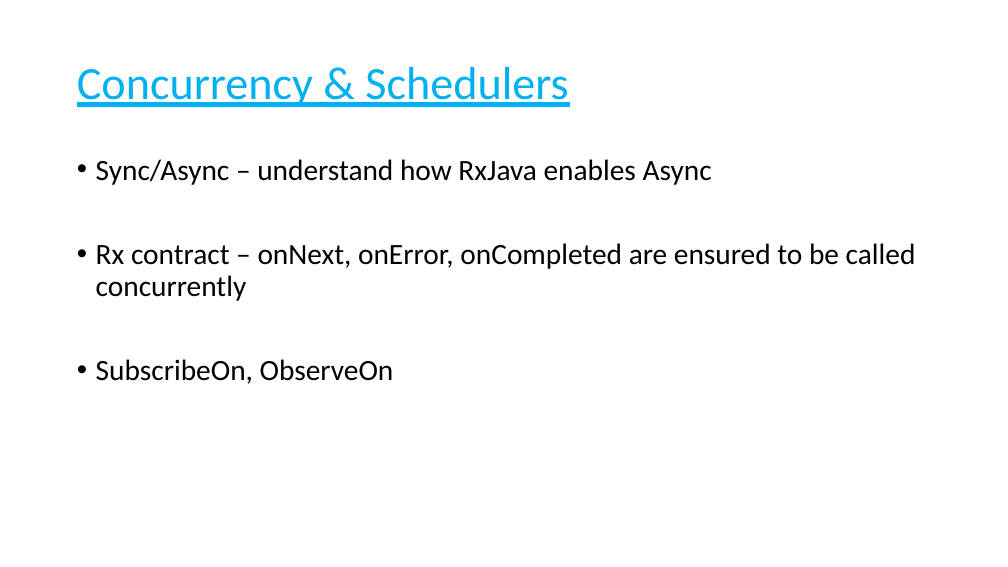
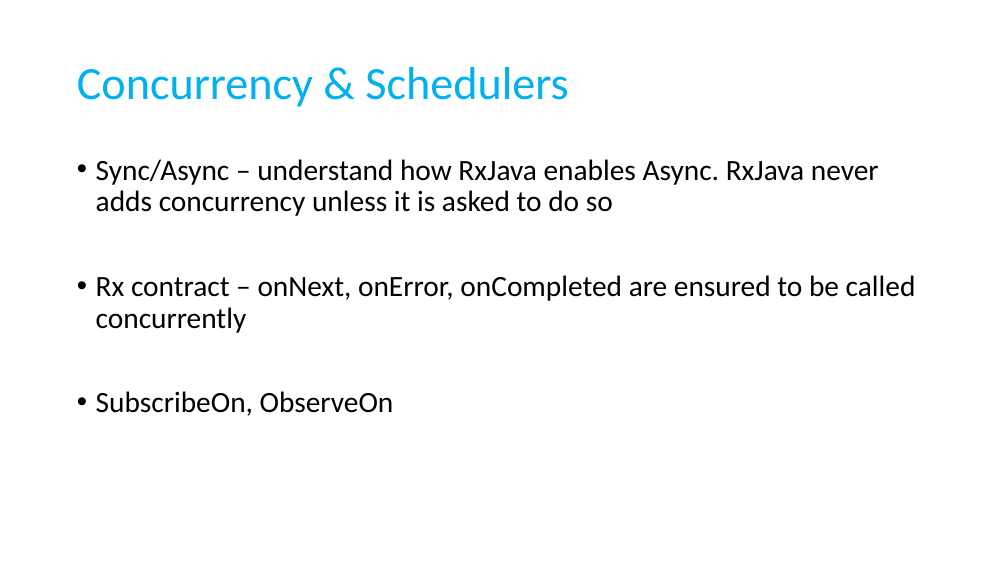
Before and after one commit to chandanthakur/rxjava-basics, a slide deck: slide 10 of ppt/RxJava.pptx (slide 9 before the commit). Drawn at 1008x567 pixels with LibreOffice and Linux fonts; fonts in the diff are those of the drawing. Boxes give left, top, right and bottom in pixels: in the first picture for what was removed or moved away, otherwise in the second. Text is boxed around its words. In the diff, an @@ line names an element or a change of style, - is before the commit and + after.

```diff
--- a/ppt/RxJava.pptx
+++ b/ppt/RxJava.pptx
@@ title "Concurrency & Schedulers" at bbox=[77, 67, 568, 107]: underline off @@
@@ text at bbox=[96, 159, 879, 216]: text changed @@
-• Sync/Async – understand how RxJava enables Async
+• Sync/Async – understand how RxJava enables Async. RxJava never adds concurrency unless it is asked to do so
```
Also in this commit, not shown: 10 other slides changed, 2 slides added, 1 slide removed, 6 other files.
